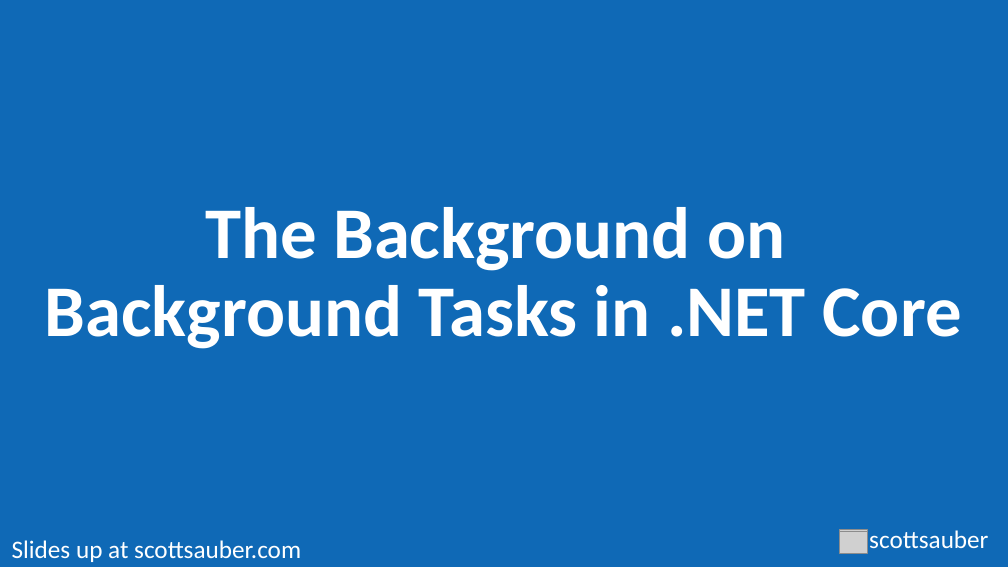
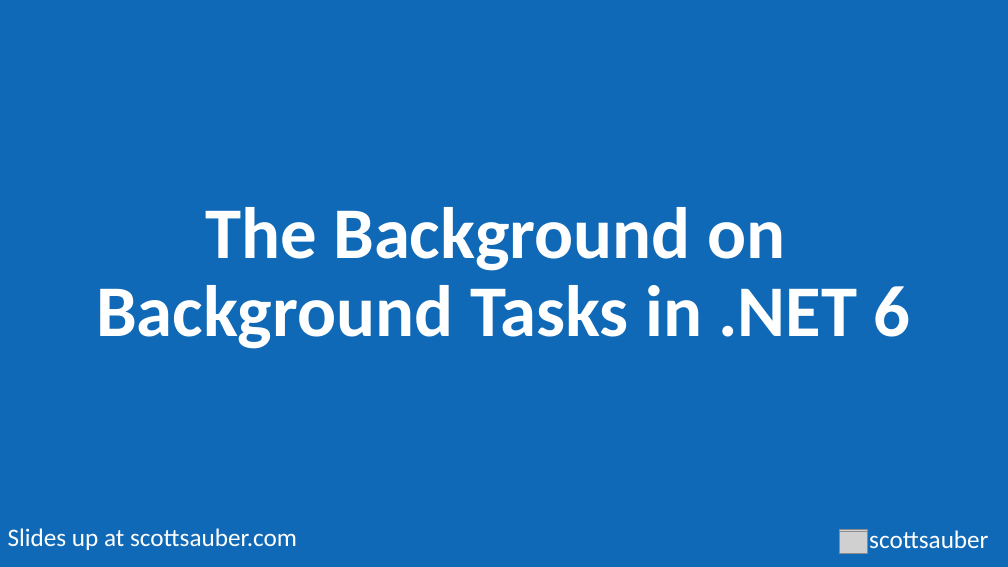
Before and after one commit to nirzaf/DotNetWorkShopTalk, a slide deck: slide 1 of 2022-03-18-DotNetRome-TheBackgroundOnBackgroundTasksInDotNet6/The Background on Background Tasks.pptx. Drawn at 1008x567 pixels with LibreOffice and Linux fonts; fonts in the diff are those of the drawing; grey boxes stand for pictures. Boxes give left, top, right and bottom in pixels: in the first picture for what was removed or moved away, otherwise in the second. Text is boxed around its words. In the diff, an @@ line names an element or a change of style, - is before the commit and + after.

Commit message:
latest ppt updates

```diff
--- a/2022-03-18-DotNetRome-TheBackgroundOnBackgroundTasksInDotNet6/The Background on Background Tasks.pptx
+++ b/2022-03-18-DotNetRome-TheBackgroundOnBackgroundTasksInDotNet6/The Background on Background Tasks.pptx
@@ title at (96, 207, 911, 349): text changed @@
-The Background on
-Background Tasks in .NET Core
+The Background on
+Background Tasks in .NET 6
@@ subtitle "Slides up at scottsauber.com": place and size @@
-subtitle "Slides up at scottsauber.com" at (12, 540, 301, 562)
+subtitle "Slides up at scottsauber.com" at (8, 528, 297, 550)
@@ subtitle "Slides up at scottsauber.com" at (8, 528, 297, 550): line spacing 0.8 to 0.9 @@
```
Also in this commit, not shown: 2 other slides changed.
